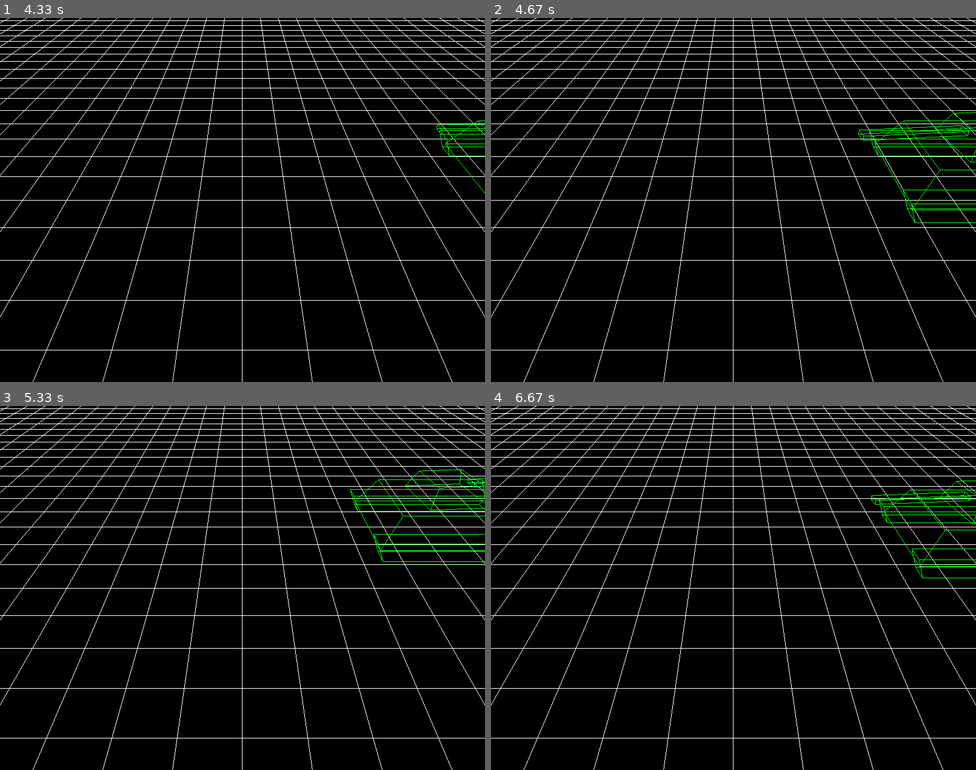
Above: before the commit, frames 1-4 (two rows, left to right).
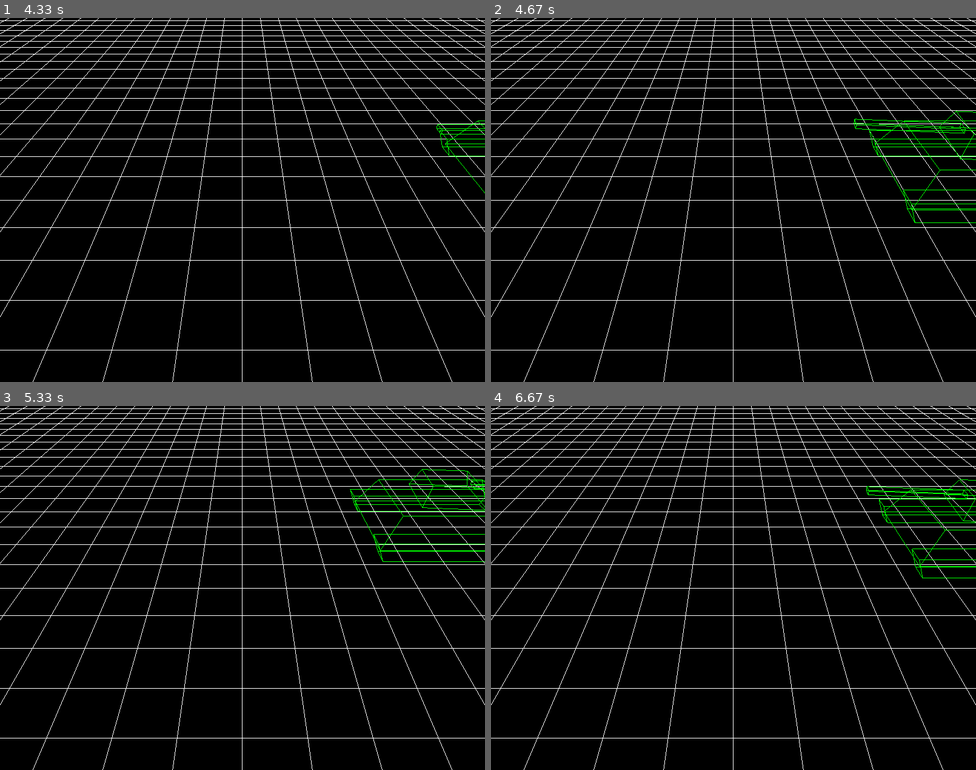
Above: after the commit, the same moments.

Repository: antonioam82/tank_controller
Game: pygame game, started from tank_demo_0.py
Two runs of this game, one before a commit and one after it. Both use one fixed random seed, a clock stepped at 60 frames per second and the inputs below.
Inputs:
- Up to frame 1 (4.33 s): hold N 0.33-0.8 s; hold Right 0.33-0.8 s; hold M 0.83-1.3 s; hold Right 0.83-1.3 s; tap A at 1.33 s; hold Up 2.17-2.63 s; hold Right 2.67-3.13 s; hold Left 3.17-3.7 s; hold Down 3.73-4.03 s; hold Left from 4.07 s (still down)
- Up to frame 2 (4.67 s): release Left at 4.47 s; tap N at 4.5 s
- Up to frame 3 (5.33 s): hold Up 4.83-5.2 s; hold Right from 5.23 s (still down)
- Up to frame 4 (6.67 s): release Right at 5.87 s; hold Down 5.9-6.27 s; tap C at 6.05 s; hold Left from 6.3 s (still down)

Frame 1 is identical in both runs. In frame 2, 0.3% of the frame differs, in the area x 74-100%, y 25-40%; in frame 3, 0.2%; in frame 4, 0.3%.

Commit message:
Igualar rotacion de torre para diferentes direcciones

Diff:
--- a/tank_demo_0.py
+++ b/tank_demo_0.py
@@ -232,10 +232,17 @@
         elif keys[K_g]:
             glRotatef(-0.5, 1.0, 0.0, 0.0)
 
-        if keys[K_n]:
-            y_tower += 1.1
-        elif keys[K_m]:
-            y_tower -= 1.1
+
+        if direction == 'front' or direction == 'right':
+            if keys[pygame.K_n]:
+                y_tower += 1.1
+            elif keys[pygame.K_m]:
+                y_tower -= 1.1
+        elif direction == 'back' or direction == 'left':
+            if keys[pygame.K_n]:
+                y_tower -= 1.1
+            elif keys[pygame.K_m]:
+                y_tower += 1.1
 
         if keys[K_z]:
             scale += 0.02
